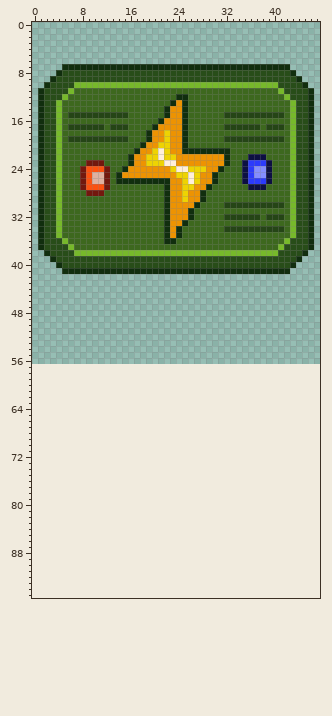
Two states of a pixel-art file, src/assets/generator.aseprite. The picture above is the old version.
64x64 pixels, 1 frame. The old version is drawn lined up with the new one, on the new canvas.
The result:
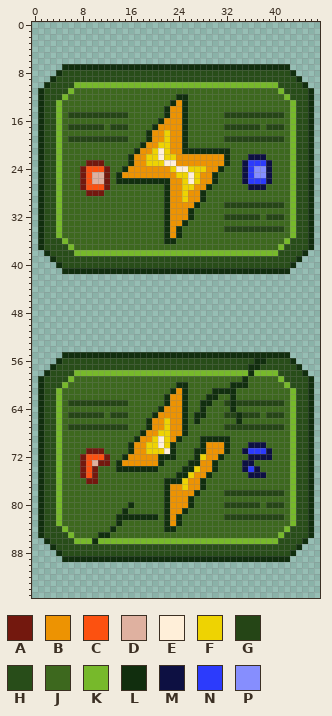
Palette (. is transparent): A #73180e  B #ed9302  C #fc5110  D #dfb1a0  E #ffefd9  F #eed302  G #254516  H #284d19  J #3d681e  K #77b92b  L #112e0e  M #0d1042  N #2c3bfc  P #868efe
Commit message: Add broken generators.
The edit:
canvas 64x64 -> 48x96, the old top-left corner now at -6,-7 (the part of the old canvas that was cut away was empty and is not shown)
Changed rows in their new state; - is an unchanged pixel.
first column x 1:
55 ----LLLLLLLLLLLLLLLLLLLLLLLLLLLLLLLLLLLLLL----
56 ---LHHHHHHHHHHHHHHHHHHHHHHHHHHHHHHHHLLHHHHL---
57 --LHHHHHHHHHHHHHHHHHHHHHHHHHHHHHHHHLLHHHHHHL--
58 -LHHHHKKKKKKKKKKKKKKKKKKKKKKKKKKKKKLKKKKHHHHL-
59 LHHHHKJJJJJJJJJJJJJJJJJJJJJJJJJJJJLJJJJJKHHHHL
60 LHHHKJJJJJJJJJJJJJJJJJJLLJJJJJJJLLLJJJJJJKHHHL
61 LHHKJJJJJJJJJJJJJJJJJJLBLJJJJLLLLJJJJJJJJJKHHL
62 LHHKJJJJJJJJJJJJJJJJJLBBLJJJLLJJLJJJJJJJJJKHHL
63 LHHKJGGGGGGGGGGJJJJJJLBBLJJLLJJGLGGGGGGGGJKHHL
64 LHHKJJJJJJJJJJJJJJJJLBBBLJJLJJJJLJJJJJJJJJKHHL
65 LHHKJGGGGGGJGGGJJJJLBBBBLJLLJJJGGLGGGJGGGJKHHL
66 LHHKJJJJJJJJJJJJJJLBBFBBLJLJJJJJJLJJJJJJJJKHHL
67 LHHKJGGGGGGGGGGJJJLBBFBBLJJJJJJGGGGGGGGGGJKHHL
68 LHHKJJJJJJJJJJJJJLBBFFBBLJJJJJJJJJJJJJJJJJKHHL
69 LHHKJJJJJJJJJJJJLBBFEFBLJJJLLLLLJJJJJJJJJJKHHL
70 LHHKJJJJJJJJJJJLBBFFEFLJJJJLBBBLJJJMMMJJJJKHHL
71 LHHKJJJJAAAJJJJLBBFFFELJJJLLBBBLJJMNNNMJJJKHHL
72 LHHKJJJACCCAJJLBBBBBLLLJJJLFBBLJJJJMMMMJJJKHHL
73 LHHKJJJACDAAJLBBBBBBLJJJJLLBBLJJJJMMJJJJJJKHHL
74 LHHKJJJACAJJJLLLLLLLJJJJLLFBBLJJJJMNMJJJJJKHHL
75 LHHKJJJACAJJJJJJJJJJJJJLLFBBLJJJJJJMMMJJJJKHHL
76 LHHKJJJJAAJJJJJJJJJJJLLLFBBLJJJJJJJJJJJJJJKHHL
77 LHHKJJJJJJJJJJJJJJJJJLBBFBBLJJJJJJJJJJJJJJKHHL
78 LHHKJJJJJJJJJJJJJJJJJLBBBBLJJJJGGGGGGGGGGJKHHL
79 LHHKJJJJJJJJJJJJJJJJJLBBBLJJJJJJJJJJJJJJJJKHHL
80 LHHKJJJJJJJJJJJLJJJJJLBBBLJJJJJGGGGGGJGGGJKHHL
81 LHHKJJJJJJJJJJLJJJJJJLBBLJJJJJJJJJJJJJJJJJKHHL
82 LHHKJJJJJJJJJLLLLLLLJLBLJJJJJJJGGGGGGGGGGJKHHL
83 LHHKJJJJJJJJJLJJJJJJJLBLJJJJJJJJJJJJJJJJJJKHHL
84 LHHHKJJJJJJJLJJJJJJJJLLJJJJJJJJJJJJJJJJJJKHHHL
85 LHHHHKJJJJLLJJJJJJJJJJJJJJJJJJJJJJJJJJJJKHHHHL
86 -LHHHHKKKLKKKKKKKKKKKKKKKKKKKKKKKKKKKKKKHHHHL-
87 --LHHHHHHHHHHHHHHHHHHHHHHHHHHHHHHHHHHHHHHHHL--
88 ---LHHHHHHHHHHHHHHHHHHHHHHHHHHHHHHHHHHHHHHL---
89 ----LLLLLLLLLLLLLLLLLLLLLLLLLLLLLLLLLLLLLL----
Where, in picture pixels (left, top, right, bottom), the same in both pictures:
added: (38, 352, 314, 562)
